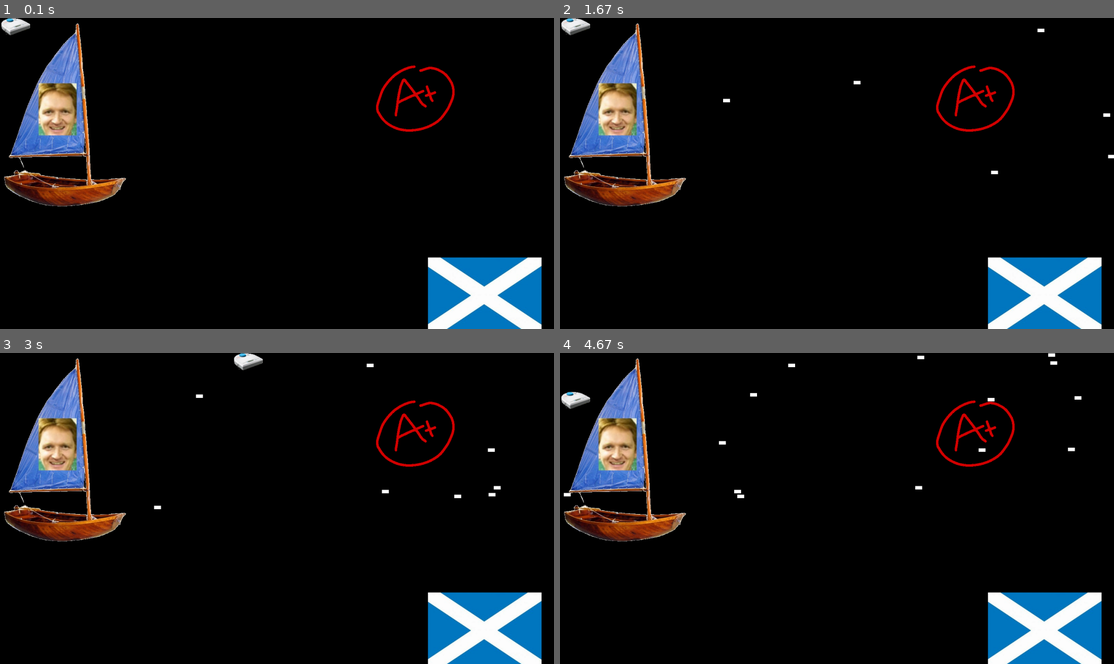
Above: before the commit, frames 1-4 (two rows, left to right).
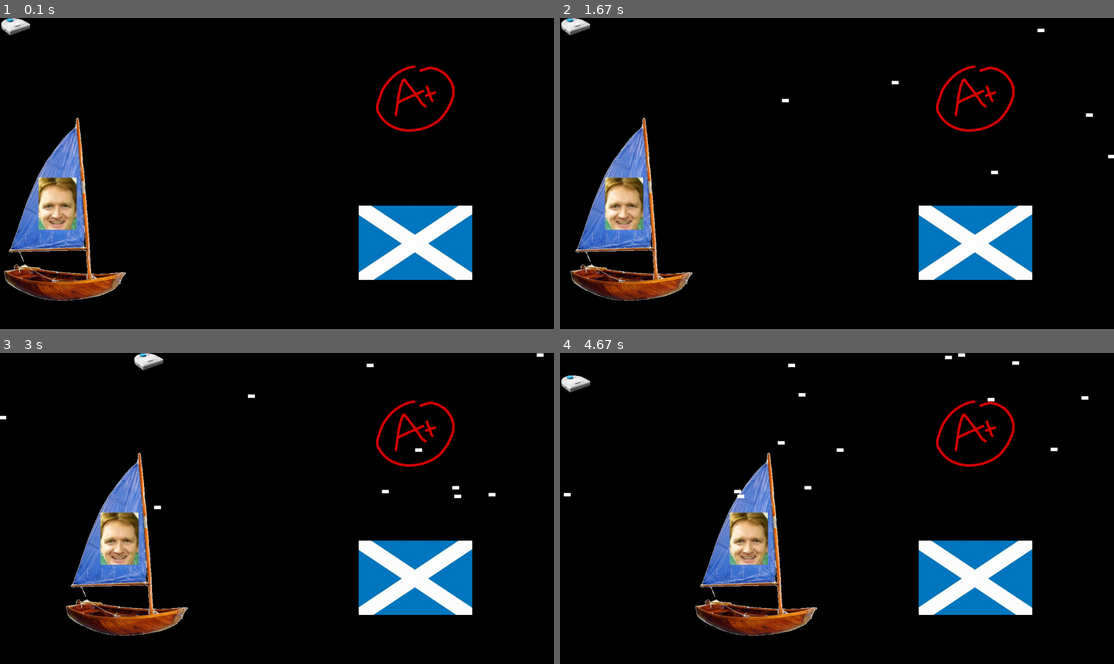
Above: after the commit, the same moments.

Repository: olincollege/GoGeddesGo
Game: pygame game, started from all_together.py
Two runs of this game, one before a commit and one after it. Both use one fixed random seed, a clock stepped at 60 frames per second and the inputs below.
Inputs:
- Up to frame 1 (0.1 s): no input
- Up to frame 2 (1.67 s): no input
- Up to frame 3 (3 s): hold Right 1.83-2.3 s; hold Up 2.33-2.63 s; hold Right from 2.67 s (still down)
- Up to frame 4 (4.67 s): release Right at 3.13 s; hold Left 3.17-3.7 s; hold Down 3.73-4.03 s; hold Left 4.07-4.47 s; hold Up from 4.5 s (still down)

The runs differ from the first frame. In frame 1, 18% of the frame differs, in the area x 0-98%, y 1-100%; in frame 2, 18%; in frame 3, 20%; in frame 4, 20%, in the area x 0-98%, y 0-100%.

Commit message:
Updated main file

Diff:
--- a/all_together.py
+++ b/all_together.py
@@ -30,24 +30,29 @@
         self.surf.set_colorkey((255, 255, 255), RLEACCEL)
         self.rect = self.surf.get_rect()
 
-    def update(self, pressed_keys):
+
+class PlayerController():
+    def __init__(self, speed):
+        self._speed = speed
+
+    def update(self, player, pressed_keys):
         if pressed_keys[K_UP]:
-            self.rect.move_ip(0, -7)
+            player.rect.move_ip(0, -self._speed)
         if pressed_keys[K_DOWN]:
-            self.rect.move_ip(0, 7)
+            player.rect.move_ip(0, self._speed)
         if pressed_keys[K_LEFT]:
-            self.rect.move_ip(-7, 0)
+            player.rect.move_ip(-self._speed, 0)
         if pressed_keys[K_RIGHT]:
-            self.rect.move_ip(7, 0)
-
-        if self.rect.left < 0:
-            self.rect.left = 0
-        if self.rect.right > SCREEN_WIDTH:
-            self.rect.right = SCREEN_WIDTH
-        if self.rect.top <= 0:
-            self.rect.top = 0
-        if self.rect.bottom >= SCREEN_HEIGHT/2:
-            self.rect.bottom = SCREEN_HEIGHT/2
+            player.rect.move_ip(self._speed, 0)
+
+        if player.rect.left < 0:
+            player.rect.left = 0
+        if player.rect.right > SCREEN_WIDTH:
+            player.rect.right = SCREEN_WIDTH
+        if player.rect.top <= 0:
+            player.rect.top = 0
+        if player.rect.bottom >= SCREEN_HEIGHT/2:
+            player.rect.bottom = SCREEN_HEIGHT/2
 
 
 class Boat(pygame.sprite.Sprite):
@@ -55,19 +60,24 @@
         super(Boat, self).__init__()
         self.surf = pygame.image.load("holy_grail.png").convert()
         self.surf.set_colorkey((255, 255, 255), RLEACCEL)
-        self.rect = self.surf.get_rect()
-
-    def update(self, pressed_keys):
-        self.rect.move_ip(1, 0)
-
-        if self.rect.left < 0:
-            self.rect.left = 0
-        if self.rect.right > SCREEN_WIDTH:
-            self.rect.right = SCREEN_WIDTH
-        if self.rect.top <= 0:
-            self.rect.top = 0
-        if self.rect.bottom >= SCREEN_HEIGHT:
-            self.rect.bottom = SCREEN_HEIGHT
+        self.rect = self.surf.get_rect(center=(100, 550))
+
+
+class BoatController():
+    def __init__(self, speed):
+        self._speed = speed
+
+    def update(self, boat):
+        boat.rect.move_ip(self._speed, 0)
+
+        if boat.rect.left < 0:
+            boat.rect.left = 0
+        if boat.rect.right > SCREEN_WIDTH:
+            boat.rect.right = SCREEN_WIDTH
+        if boat.rect.top <= 0:
+            boat.rect.top = 0
+        if boat.rect.bottom >= SCREEN_HEIGHT:
+            boat.rect.bottom = SCREEN_HEIGHT
 
 
 # Define the enemy object by extending pygame.sprite.Sprite
@@ -83,7 +93,7 @@
                 random.randint(0, SCREEN_HEIGHT/2),
             )
         )
-        self.speed = random.randint(1, 8)
+        self.speed = random.randint(2, 7)
 
     # Move the sprite based on speed
     # Remove the sprite when it passes the left edge of the screen
@@ -105,7 +115,7 @@
 class BoatFinish(Finish):
     def __init__(self):
         super(BoatFinish, self).__init__("scotland.png")
-        self.rect = self.surf.get_rect(center=(1400, 800))
+        self.rect = self.surf.get_rect(center=(1200, 650))
 
     def update(self):
         def update(self):
@@ -132,7 +142,9 @@
 
 # Instantiate player. Right now, this is just a rectangle.
 player = Player()
+player_controller = PlayerController(speed=4)
 boat = Boat()
+boat_controller = BoatController(speed=1)
 player_finish = PlayerFinish()
 boat_finish = BoatFinish()
 
@@ -151,6 +163,12 @@
 # Variable to keep the main loop running
 running = True
 
+framerate = 120
+ticks = 0
+start = 1.5
+start_ticks = start * framerate
+#update the boat's position
+boat_controller.update(boat)
 # Main loop
 while running:
     # for loop through the event queue
@@ -172,8 +190,13 @@
     # Get the set of keys pressed and check for user input
     pressed_keys = pygame.key.get_pressed()
 
-    # Update the player sprite based on user keypresses
-    player.update(pressed_keys)
+    # Delayed start
+    if ticks > start_ticks:
+        # Update the player sprite based on user keypresses
+        player_controller.update(player, pressed_keys)
+
+        #update the boat's position
+        boat_controller.update(boat)
 
     # Update enemy position
     enemies.update()
@@ -205,5 +228,7 @@
     clock = pygame.time.Clock()
     # Update the display
     pygame.display.flip()
-    # Ensure program maintains a rate of 30 frames per second
+    # Updates game time
+    ticks += 1
+    # Ensure program maintains a rate of 120 frames per second
     clock.tick(120)
